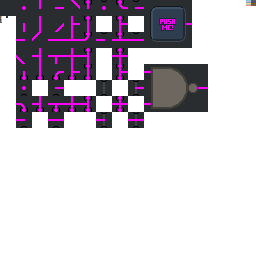
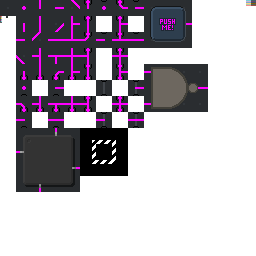
Layers edited between the first and the second 256 x 256 image:
added layer "Selection" above "Component" over [80, 128, 128, 176]
added layer "Component" above "Button" over [16, 128, 80, 192]
